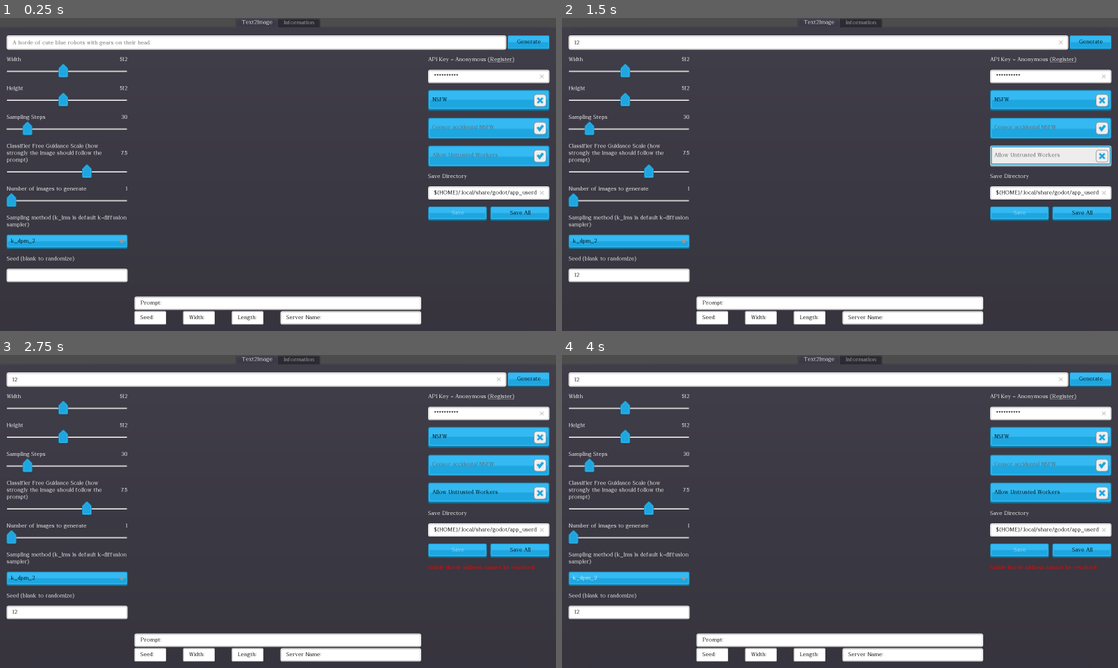
Above: before the commit, frames 1-4 (two rows, left to right).
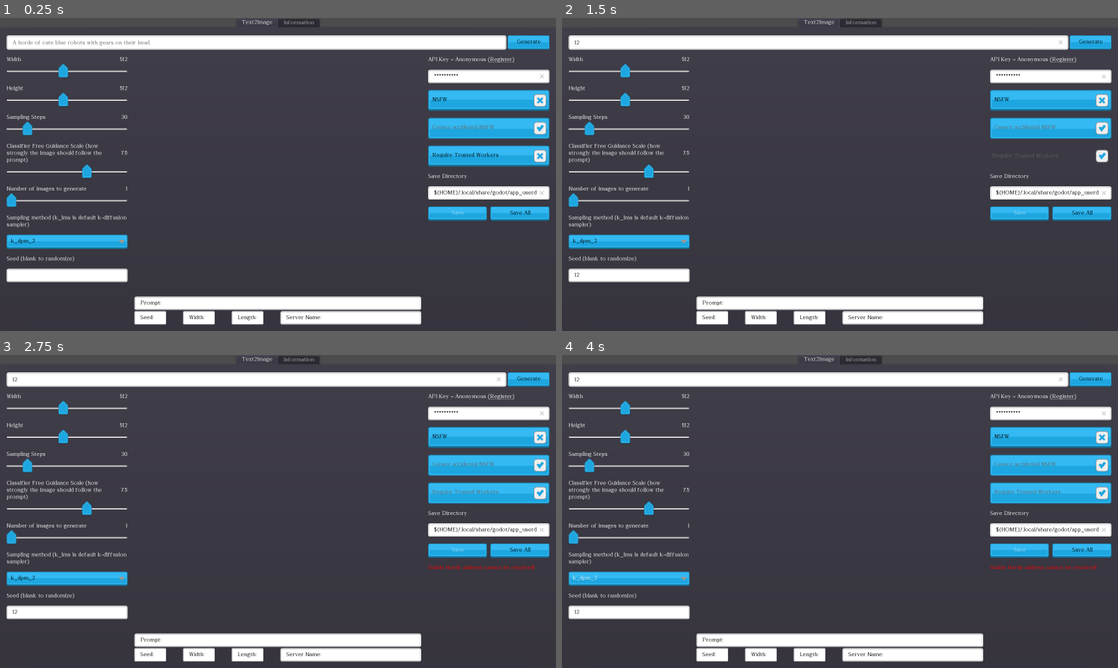
Above: after the commit, the same moments.

Repository: Haidra-Org/Lucid-Creations
Game: Godot game, scene res://StableHordeClient.tscn
Two runs of this game, one before a commit and one after it. Both use one fixed random seed, a clock stepped at 60 frames per second and the inputs below.
Inputs (mouse positions are in pixels of both pictures, inside the frame that each line leads up to):
- Up to frame 1 (0.25 s): no input
- Up to frame 2 (1.5 s): click (817, 43) at 0.52 s; type "12" at 0.6 s; click (628, 274) at 0.75 s; type "12" at 0.83 s; click "Allow Untrusted Workers" (after the commit: "Require Trusted Workers") at 1.25 s
- Up to frame 3 (2.75 s): click "Generate" at 2 s
- Up to frame 4 (4 s): click "k_dpm_2" at 2.75 s; click "NSFW" at 3.5 s

The runs differ from the first frame. In frame 1, 0.2% of the frame differs, in the area x 77-99%, y 42-48%; in frame 2, 1.4%, in the area x 77-99%, y 40-48%; in frame 3, 0.2%; in frame 4, 0.2%.

Commit message:
better button naming

Diff:
--- a/StableHordeClient.tscn
+++ b/StableHordeClient.tscn
@@ -343,8 +343,7 @@
 margin_top = 256.0
 margin_right = 311.0
 margin_bottom = 316.251
-pressed = true
-text = "Allow Untrusted Workers"
+text = "Require Trusted Workers"
 
 [node name="SaveDirLabel" type="Label" parent="Text2Image/VBoxContainer/MainArea/ControlsRight"]
 unique_name_in_owner = true
